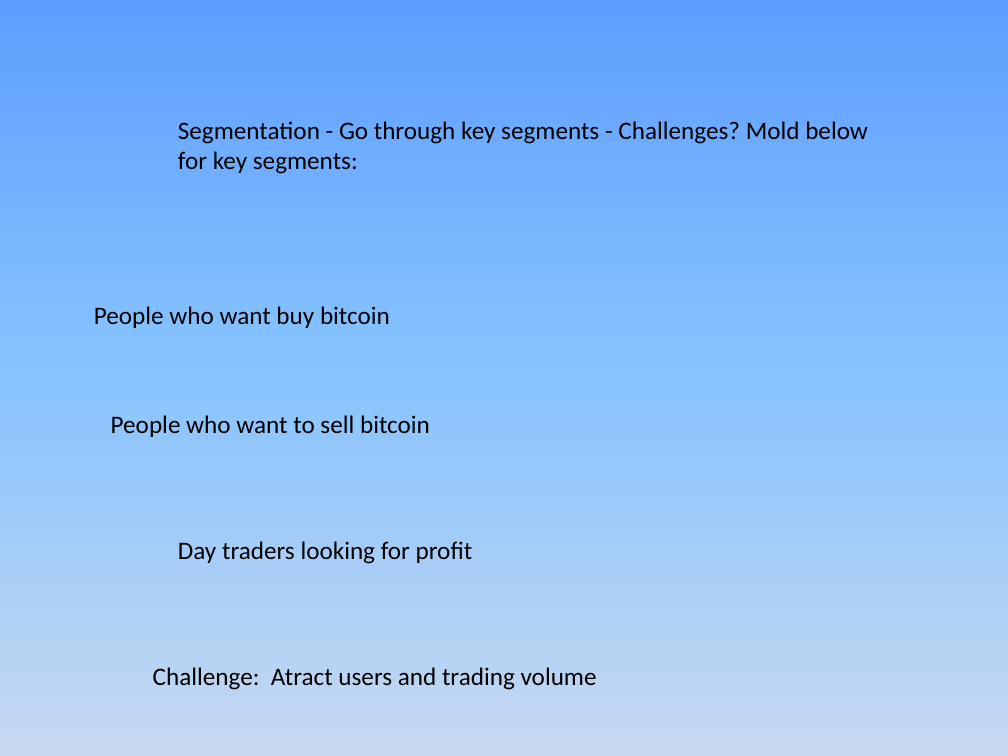
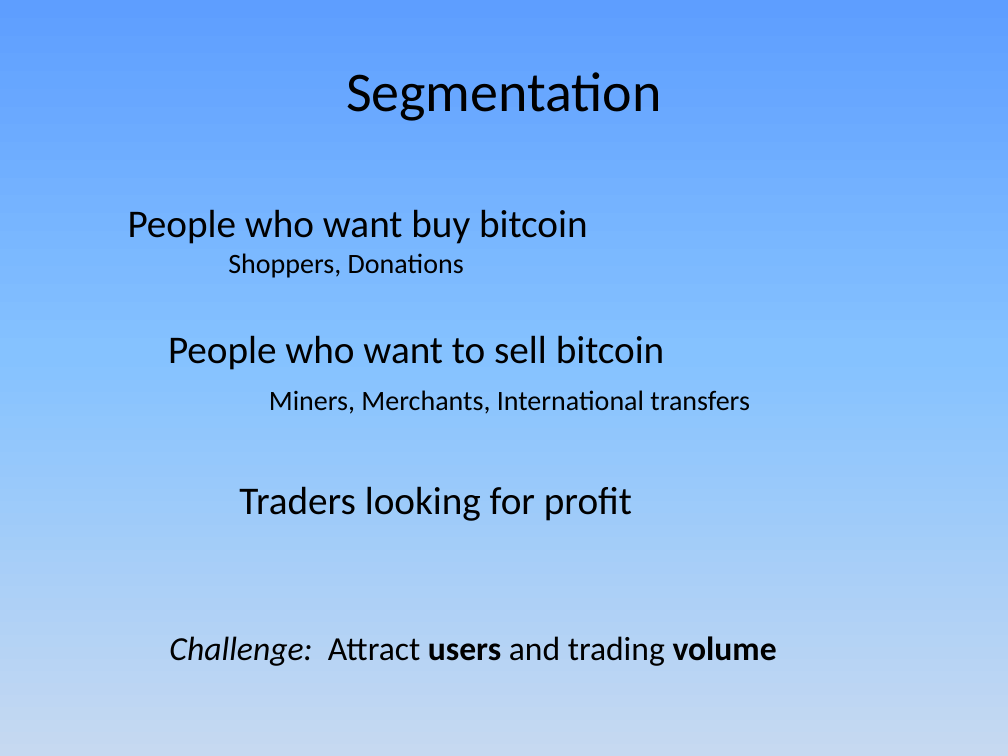
Before and after one commit to JamesLeB/Business, a slide deck: slide 7 of TODO/2-Monday/Presentation1.pptx. Drawn at 1008x756 pixels with LibreOffice and Linux fonts; fonts in the diff are those of the drawing. Boxes give left, top, right and bottom in pixels: in the first picture for what was removed or moved away, otherwise in the second. Text is boxed around its words. In the diff, an @@ line names an element or a change of style, - is before the commit and + after.

```diff
--- a/TODO/2-Monday/Presentation1.pptx
+++ b/TODO/2-Monday/Presentation1.pptx
@@ text at [346, 72, 662, 121]: text changed; size 18 to 40 pt @@
-Segmentation - Go through key segments - Challenges? Mold below for key segments:
+Segmentation
@@ text "People who want buy bitcoin": place and size @@
-text "People who want buy bitcoin" at [94, 306, 390, 328]
+text "People who want buy bitcoin" at [128, 209, 588, 278]
@@ text at [128, 209, 588, 244]: size 18 to 28 pt in "People who want buy bitcoin" @@
@@ text at [228, 253, 464, 278]: paragraph added @@
+Shoppers, Donations
@@ text "People who want to sell ...": place and size @@
-text "People who want to sell ..." at [111, 415, 430, 437]
+text "People who want to sell ..." at [168, 335, 750, 414]
@@ text at [168, 335, 665, 370]: size 18 to 28 pt in "People who want to sell bitcoin" @@
@@ text at [269, 390, 750, 414]: paragraph added @@
+Miners, Merchants, International transfers
@@ text at [239, 486, 632, 521]: text changed; size 18 to 28 pt @@
-Day traders looking for profit
+Traders looking for profit
@@ text at [169, 636, 777, 666]: text changed; size 18 to 24 pt @@
-Challenge: Atract users and trading volume
+Challenge: Attract users and trading volume
```
Also in this commit, not shown: 13 other slides changed, 1 slide added, 1 slide removed, 2 other files.
